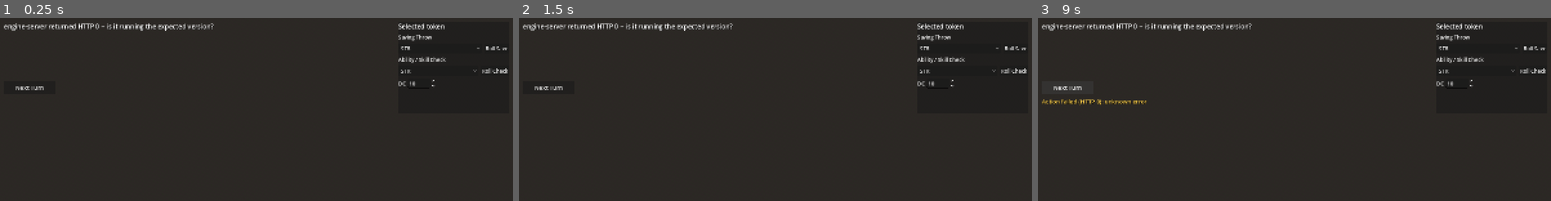
Above: before the commit, frames 1-3 (left to right).
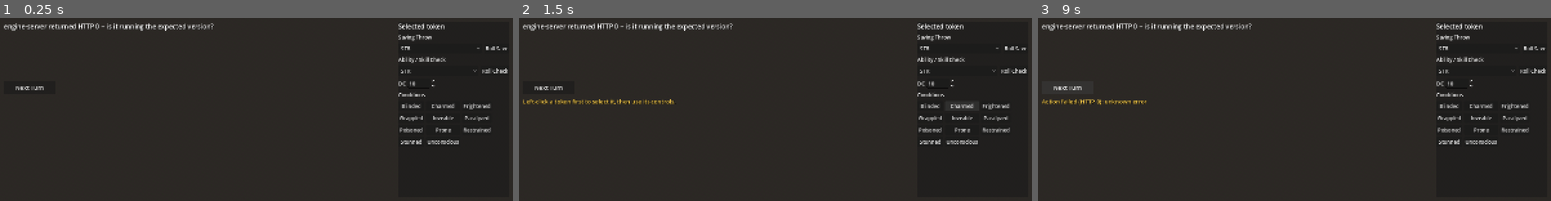
Above: after the commit, the same moments.

Repository: rmcneill2828-art/Campaign-OS-3D
Game: Godot game, scene res://scenes/Main.tscn
Two runs of this game, one before a commit and one after it. Both use one fixed random seed, a clock stepped at 60 frames per second and the inputs below.
Inputs (mouse positions are in pixels of both pictures, inside the frame that each line leads up to):
- Up to frame 1 (0.25 s): no input
- Up to frame 2 (1.5 s): click (929, 105) at 0.5 s, where only the run after the commit has a clickable "Blinded"; click (960, 105) at 1.25 s, where only the run after the commit has a clickable "Charmed"
- Up to frame 3 (9 s): click (1515, 105) at 2 s, where only the run after the commit has a clickable "Frightened"; click (1448, 118) at 2.75 s, where only the run after the commit has a clickable "Grappled"; click (1479, 118) at 3.5 s, where only the run after the commit has a clickable "Invisible"; click (1515, 118) at 4.25 s, where only the run after the commit has a clickable "Paralyzed"; click (1448, 129) at 5 s, where only the run after the commit has a clickable "Poisoned"; click (1479, 129) at 5.75 s, where only the run after the commit has a clickable "Prone"; click (1515, 129) at 6.5 s, where only the run after the commit has a clickable "Restrained"; click (1448, 142) at 7.25 s, where only the run after the commit has a clickable "Stunned"; click (1479, 142) at 8 s, where only the run after the commit has a clickable "Unconscious"; click "Next Turn" at 8.75 s

The runs differ from the first frame. In frame 1, 0.9% of the frame differs, in the area x 77-96%, y 40-70%; in frame 2, 1.4%, in the area x 0-96%, y 40-70%; in frame 3, 0.9%.

Commit message:
Phase 3: conditions -- view, toggle, and a visual tag on the token
Token Actions panel gained an 11-button toggle grid (one per conditionList
entry, built dynamically in Main.gd since hand-authoring 11 tscn buttons
would be needless duplication), reflecting and toggling the selected token's
real conditions array via toggle_condition. Synced from server state every
poll using set_pressed_no_signal() specifically -- the plain button_pressed
property re-emits `toggled`, which would loop back into sending a spurious
toggle_condition action every single poll tick.

The actual visual indicator lives on the token, not a separate overlay:
Token.gd's name/HP label now appends active conditions as a comma-joined
line (e.g. "Darkhawk\n91/91 HP\nProne, Poisoned") -- a text tag, the simpler
of the two options ("icon or tag") the roadmap named for this item.

_require_selected_token()'s hint message generalized slightly now that it
covers condition toggles too, not just rolls. A condition button also
reverts its own visual toggle via set_pressed_no_signal() if clicked with no
token selected, rather than leaving a flipped-looking button that silently
un-flips on the next poll.

Not yet visually verified in the Godot editor.

🤖 Generated with [Claude Code](https://claude.com/claude-code)
Co-Authored-By: Claude Sonnet 5 <noreply@anthropic.com>

Diff:
--- a/godot/scenes/Main.tscn
+++ b/godot/scenes/Main.tscn
@@ -98,7 +98,7 @@
 offset_left = -360.0
 offset_top = 16.0
 offset_right = -16.0
-offset_bottom = 300.0
+offset_bottom = 560.0
 
 [node name="TokenActionsList" type="VBoxContainer" parent="HUD/TokenActionsPanel"]
 theme_override_constants/separation = 8
@@ -147,3 +147,12 @@
 min_value = 1.0
 max_value = 30.0
 value = 10.0
+
+[node name="ConditionsLabel" type="Label" parent="HUD/TokenActionsPanel/TokenActionsList"]
+theme_override_font_sizes/font_size = 16
+text = "Conditions"
+
+[node name="ConditionsGrid" type="GridContainer" parent="HUD/TokenActionsPanel/TokenActionsList"]
+columns = 3
+theme_override_constants/h_separation = 6
+theme_override_constants/v_separation = 6
--- a/godot/scripts/Main.gd
+++ b/godot/scripts/Main.gd
@@ -30,6 +30,13 @@
 	"History", "Insight", "Intimidation", "Investigation", "Medicine",
 	"Nature", "Perception", "Performance", "Persuasion", "Religion",
 	"Sleight of Hand", "Stealth", "Survival"
+]
+
+## Duplicated from engine-server/engine/encounter.js's own conditionList --
+## same convention as ABILITY_KEYS/SKILL_LIST above.
+const CONDITION_LIST: Array[String] = [
+	"Blinded", "Charmed", "Frightened", "Grappled", "Invisible", "Paralyzed",
+	"Poisoned", "Prone", "Restrained", "Stunned", "Unconscious"
 ]
 
 @export var server_base_url := "http://127.0.0.1:8787"
@@ -50,6 +57,9 @@
 @onready var _check_skill_option: OptionButton = $HUD/TokenActionsPanel/TokenActionsList/CheckRow/CheckSkillOption
 @onready var _roll_check_button: Button = $HUD/TokenActionsPanel/TokenActionsList/CheckRow/RollCheckButton
 @onready var _dc_input: SpinBox = $HUD/TokenActionsPanel/TokenActionsList/DCRow/DCInput
+@onready var _conditions_grid: GridContainer = $HUD/TokenActionsPanel/TokenActionsList/ConditionsGrid
+
+var _condition_buttons := {} # condition name (String) -> Button (toggle_mode)
 
 var _tokens := {} # token id (String) -> Token node
 var _selected_token_id := ""
@@ -75,6 +85,14 @@
 	_roll_save_button.pressed.connect(_on_roll_save_pressed)
 	_roll_check_button.pressed.connect(_on_roll_check_pressed)
 	_hint_timer.timeout.connect(func(): _hint_label.text = "")
+
+	for condition in CONDITION_LIST:
+		var button := Button.new()
+		button.text = condition
+		button.toggle_mode = true
+		button.toggled.connect(_on_condition_toggled.bind(condition))
+		_conditions_grid.add_child(button)
+		_condition_buttons[condition] = button
 
 	_poll_state()
 
@@ -146,7 +164,24 @@
 			if id == _selected_token_id:
 				_selected_token_id = ""
 
+	_sync_condition_buttons(tokens_on_map)
 	_update_status_label(state, map_name, tokens_on_map)
+
+## Reflects the selected token's real conditions array onto the toggle
+## buttons -- set_pressed_no_signal(), not the plain button_pressed property,
+## since assigning that would itself re-emit `toggled` and loop back into
+## _on_condition_toggled(), sending a spurious toggle_condition action for
+## every poll tick.
+func _sync_condition_buttons(tokens_on_map: Array) -> void:
+	var active_conditions: Array = []
+	if _selected_token_id != "":
+		for token_data in tokens_on_map:
+			if str(token_data.get("id", "")) == _selected_token_id:
+				active_conditions = token_data.get("conditions", [])
+				break
+	for condition in _condition_buttons:
+		var button: Button = _condition_buttons[condition]
+		button.set_pressed_no_signal(active_conditions.has(condition))
 
 func _update_status_label(state: Dictionary, map_name: String, tokens_on_map: Array) -> void:
 	var turn_data: Dictionary = state.get("turn", {})
@@ -210,14 +245,31 @@
 		"dc": int(_dc_input.value)
 	})
 
-## Shared guard for every "acts on the selected token" HUD control -- same
-## "show a status hint, don't just silently no-op" convention
-## _handle_right_click already uses for the no-attacker-selected case.
+## Shared guard for every "acts on the selected token" HUD control (rolls,
+## condition toggles) -- same "show a status hint, don't just silently no-op"
+## convention _handle_right_click already uses for the no-attacker-selected
+## case.
 func _require_selected_token() -> bool:
 	if _selected_token_id == "" or not _tokens.has(_selected_token_id):
-		_show_hint("Left-click a token first to select it, then roll a save/check for it.")
+		_show_hint("Left-click a token first to select it, then use its controls.")
 		return false
 	return true
+
+## toggleCondition (see engine-server/engine/encounter.js) is a true flip --
+## add if absent, remove if present -- matching a toggle button exactly.
+## Godot flips the button's own pressed state immediately on click (before
+## this handler runs), so if there's no selection to act on, explicitly
+## revert it via set_pressed_no_signal() rather than leaving a visual toggle
+## that didn't actually do anything until the next poll silently corrects it.
+func _on_condition_toggled(pressed: bool, condition: String) -> void:
+	if not _require_selected_token():
+		_condition_buttons[condition].set_pressed_no_signal(not pressed)
+		return
+	_send_action({
+		"type": "toggle_condition",
+		"target": _tokens[_selected_token_id].token_name,
+		"condition": condition
+	})
 
 func _unhandled_input(event: InputEvent) -> void:
 	if event is InputEventKey and event.pressed and event.keycode == KEY_ESCAPE:
--- a/godot/scripts/Token.gd
+++ b/godot/scripts/Token.gd
@@ -84,7 +84,11 @@
 	hp = int(data.get("hp", hp))
 	max_hp = int(max(data.get("maxHp", max(hp, 1)), 1))
 
-	_label.text = "%s\n%d/%d HP" % [token_name, hp, max_hp]
+	var conditions: Array = data.get("conditions", [])
+	# String.join() wants a PackedStringArray, not a generic Array -- explicit
+	# conversion rather than relying on implicit coercion to avoid guessing.
+	var conditions_line := ("\n" + ", ".join(PackedStringArray(conditions))) if conditions.size() > 0 else ""
+	_label.text = "%s\n%d/%d HP%s" % [token_name, hp, max_hp, conditions_line]
 
 	if not _initialized or new_type != token_type:
 		token_type = new_type
Not shown, changed: ROADMAP.md
